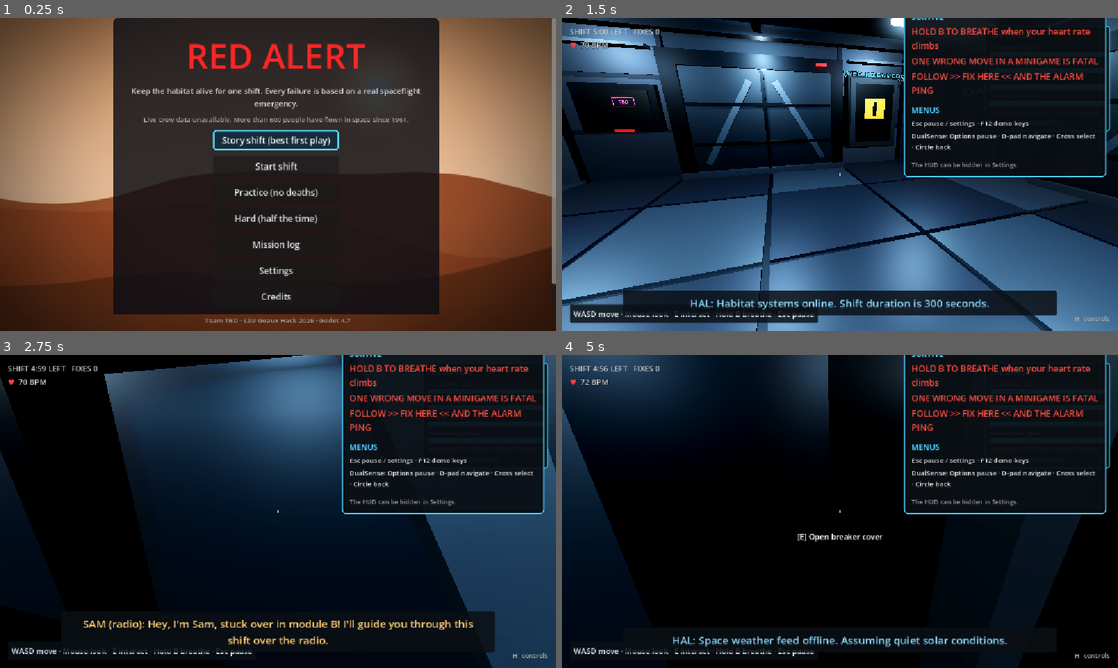
Above: before the commit, frames 1-4 (two rows, left to right).
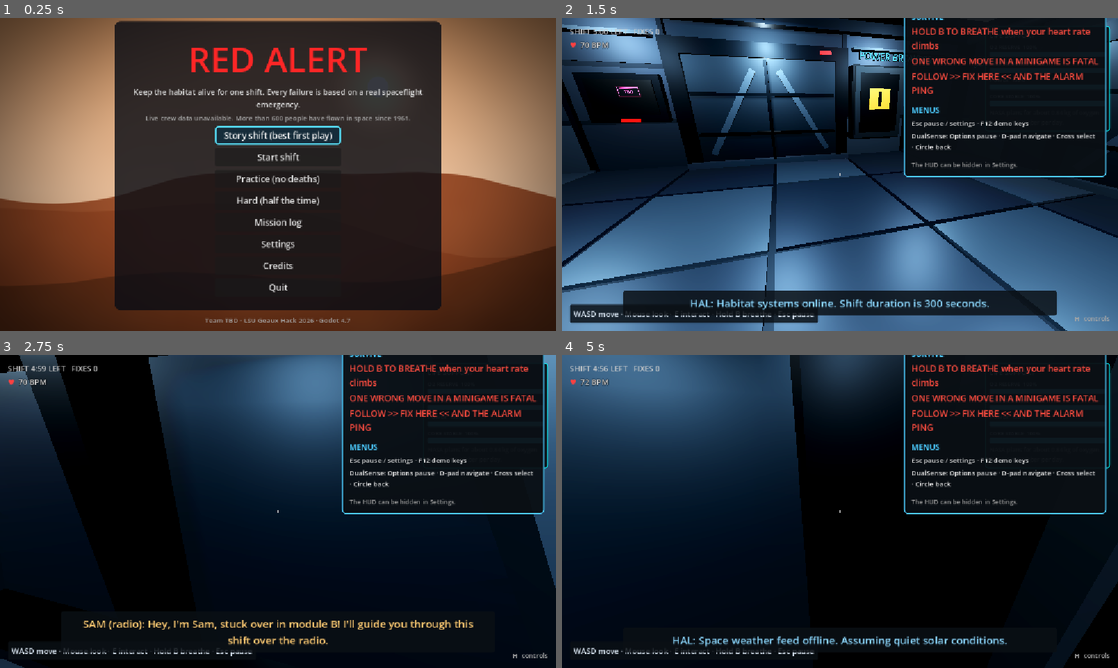
Above: after the commit, the same moments.

Repository: CrawfishChowder/GDSCHackathon
Game: Godot game, scene res://scenes/ui/title_screen.tscn
Two runs of this game, one before a commit and one after it. Both use one fixed random seed, a clock stepped at 60 frames per second and the inputs below.
Inputs (mouse positions are in pixels of both pictures, inside the frame that each line leads up to):
- Up to frame 1 (0.25 s): no input
- Up to frame 2 (1.5 s): click "Story shift (best first play)" at 0.5 s; tap Enter (ui_accept) at 1.25 s; move the mouse to (867, 174) at 1.27 s; hold W (move_forward) from 1.28 s (still down); hold B (breathe) from 1.28 s (still down)
- Up to frame 3 (2.75 s): keep holding W (move_forward); tap Space (jump) at 1.52, 2.27 s; move the mouse to (250, 511) at 2.02 s; release B (breathe) at 2.03 s; tap E (interact) at 2.1 s
- Up to frame 4 (5 s): keep holding W (move_forward); move the mouse to (851, 505) at 2.77 s; tap 1 at 2.85 s; move the mouse to (834, 517) at 3.52 s; tap 4 at 3.6 s; tap Space (jump) at 3.77, 4.52 s; move the mouse to (878, 514) at 4.27 s; tap 3 at 4.35 s

The runs differ from the first frame. In frame 1, 8.7% of the frame differs, in the area x 20-100%, y 0-95%; in frame 2, 25%; in frame 3, 19%; in frame 4, 31%, in the area x 0-100%, y 0-100%.

Commit message:
Finalize Red Alert presentation fixes

Diff:
--- a/red-alert/data/voice_lines.json
+++ b/red-alert/data/voice_lines.json
@@ -57,7 +57,7 @@
 	},
 	"crew_hint_o2": {
 		"speaker": "crew",
-		"text": "Oxygen leak! Hurry to the left console and enter the filter code."
+		"text": "Oxygen leak! Hurry to the right console and enter the filter code."
 	},
 	"crew_fixed_reactor": {
 		"speaker": "crew",
@@ -81,7 +81,7 @@
 	},
 	"crew_hint_co2": {
 		"speaker": "crew",
-		"text": "CO2 is climbing! Right console. Build the scrubber adapter and follow the checklist in order."
+		"text": "CO2 is climbing! Left console. Build the scrubber adapter and follow the checklist in order."
 	},
 	"crew_fixed_co2": {
 		"speaker": "crew",
@@ -89,7 +89,7 @@
 	},
 	"crew_tutorial_1": {
 		"speaker": "crew",
-		"text": "Something's wrong with the oxygen. Don't panic, I'll walk you through it. Follow the flashing marker to the left console."
+		"text": "Something's wrong with the oxygen. Don't panic, I'll walk you through it. Follow the flashing marker to the right console."
 	},
 	"crew_tutorial_2": {
 		"speaker": "crew",
@@ -129,7 +129,7 @@
 	},
 	"story_o2": {
 		"speaker": "crew",
-		"text": "Okay, first problem of the day. Oxygen filter is clogging. Left console, you know the drill."
+		"text": "Okay, first problem of the day. Oxygen filter is clogging. Right console, you know the drill."
 	},
 	"story_flare": {
 		"speaker": "hal",
@@ -137,7 +137,7 @@
 	},
 	"story_co2": {
 		"speaker": "crew",
-		"text": "CO2 is creeping up. This is exactly what happened on Apollo 13. Right console, follow the checklist."
+		"text": "CO2 is creeping up. This is exactly what happened on Apollo 13. Left console, follow the checklist."
 	},
 	"story_dust": {
 		"speaker": "hal",
--- a/red-alert/scripts/stage1/monitor_display.gd
+++ b/red-alert/scripts/stage1/monitor_display.gd
@@ -147,4 +147,4 @@
 
 
 func _station_for(active_id: String) -> String:
-	return {"power": "BREAKER BOX, NORTH WALL", "dust_storm": "SOLAR ARRAY, EAST WALL", "o2": "LEFT CONSOLE", "co2": "RIGHT CONSOLE"}.get(active_id, "CENTER CONSOLE")
+	return {"power": "BREAKER BOX, NORTH WALL", "dust_storm": "SOLAR ARRAY, EAST WALL", "o2": "RIGHT CONSOLE", "co2": "LEFT CONSOLE"}.get(active_id, "CENTER CONSOLE")
--- a/red-alert/scripts/stage1/normal_operations.gd
+++ b/red-alert/scripts/stage1/normal_operations.gd
@@ -239,8 +239,9 @@
 			screen_material.metallic = 0.02
 			screen_material.roughness = 0.82
 			screen_material.metallic_specular = 0.08
-			screen_material.uv1_scale = Vector3(-3.0, 2.0, 1.0)
-			screen_material.uv1_offset = Vector3(3.0, 0.0, 0.0)
+			# The player-facing -Z box face occupies U=2/3..1, left to right.
+			screen_material.uv1_scale = Vector3(3.0, 2.0, 1.0)
+			screen_material.uv1_offset = Vector3(-2.0, 0.0, 0.0)
 		else:
 			screen_material.uv1_scale = Vector3(3.0, 2.0, 1.0)
 			screen_material.uv1_offset = Vector3.ZERO
--- a/red-alert/scripts/stage1/room_props.gd
+++ b/red-alert/scripts/stage1/room_props.gd
@@ -112,6 +112,8 @@
 	var cyan_accent := Color(0.3, 0.8, 1.0)
 	var z_positions: Array[float] = [3.2, 4.0]
 	for idx in range(z_positions.size()):
+		if idx == 0:
+			continue
 		var lz: float = z_positions[idx]
 		_box("Locker_%d" % idx, Vector3(0.5, 2.0, 0.6), Vector3(-5.6, 1.0, lz), locker_color, true)
 		_box("LockerHandle_%d" % idx, Vector3(0.02, 0.25, 0.03), Vector3(-5.34, 1.0, lz + 0.18), handle_color)
--- a/red-alert/scripts/stage1/solar_panel_station.gd
+++ b/red-alert/scripts/stage1/solar_panel_station.gd
@@ -50,7 +50,7 @@
 	label.modulate = Color(0.3, 0.8, 1.0)
 	label.outline_size = 12
 	label.outline_modulate = Color.BLACK
-	label.position = Vector3(0.0, 2.2, 0.0)
+	label.position = Vector3(0.0, 2.65, 0.0)
 	label.rotation = Vector3.ZERO
 	label.double_sided = true
 	add_child(label)
--- a/red-alert/scripts/stage1/station_signage.gd
+++ b/red-alert/scripts/stage1/station_signage.gd
@@ -9,10 +9,10 @@
 const COLOR_CUE := Color(1.0, 0.35, 0.1)
 
 const SIGN_CONFIGS: Array[Dictionary] = [
-	{"name": "Sign_o2", "text": "O2 CONTROL", "pos": Vector3(-2.1, 3.02, 4.42), "rot_y": PI, "id": "o2"},
+	{"name": "Sign_o2", "text": "O2 CONTROL", "pos": Vector3(-2.1, 3.02, 4.34), "rot_y": PI, "id": "o2"},
 	{"name": "Sign_reactor", "text": "REACTOR", "pos": Vector3(0.0, 3.02, 4.42), "rot_y": PI, "id": "reactor"},
-	{"name": "Sign_systems", "text": "CO2 SCRUBBER", "pos": Vector3(2.1, 3.02, 4.42), "rot_y": PI, "id": "co2"},
-	{"name": "Sign_power", "text": "POWER BREAKERS", "pos": Vector3(2.8, 2.55, -4.72), "rot_y": 0.0, "id": "power"},
+	{"name": "Sign_systems", "text": "CO2 SCRUBBER", "pos": Vector3(2.1, 3.02, 4.34), "rot_y": PI, "id": "co2"},
+	{"name": "Sign_power", "text": "POWER BREAKERS", "pos": Vector3(3.45, 2.75, -4.72), "rot_y": 0.0, "id": "power"},
 ]
 
 const CUE_CONFIGS: Array[Dictionary] = [
--- a/red-alert/scripts/stage1/tutorial_director.gd
+++ b/red-alert/scripts/stage1/tutorial_director.gd
@@ -79,7 +79,7 @@
 			mm.call("start_run")
 		mm.call("trigger", "o2")
 		mm.set("countdown_frozen", true)
-	_advance_to(1, "Follow the >> FIX HERE << marker to the LEFT CONSOLE", "crew_tutorial_1")
+	_advance_to(1, "Follow the >> FIX HERE << marker to the RIGHT CONSOLE", "crew_tutorial_1")
 
 
 func _advance_to(step: int, text: String, voice_id: String) -> void:
--- a/red-alert/scripts/ui/crisis_brief.gd
+++ b/red-alert/scripts/ui/crisis_brief.gd
@@ -9,8 +9,8 @@
 
 const HOW_TO: Dictionary = {
 	"reactor": "Center console. Watch the light sequence, then repeat it. Keys 1-4.",
-	"o2": "Left console. Type the filter code shown on screen, then Enter.",
-	"co2": "Right console. Press the adapter steps in checklist order. Keys 1-4.",
+	"o2": "Right console. Type the filter code shown on screen, then Enter.",
+	"co2": "Left console. Press the adapter steps in checklist order. Keys 1-4.",
 	"power": "Breaker box by the north door. Open the cover, main breaker OFF, then ON.",
 	"dust_storm": "East-wall solar array. Keep every system at its minimum, total 90 or less, then Engage.",
 }
--- a/red-alert/scripts/ui/title_screen.gd
+++ b/red-alert/scripts/ui/title_screen.gd
@@ -27,13 +27,13 @@
 	var tb := load("res://scripts/ui/title_background.gd") as GDScript
 	add_child(tb.new() if tb != null else TitleBackground.new())
 	var scroll := ScrollContainer.new(); scroll.set_anchors_preset(PRESET_FULL_RECT); scroll.offset_bottom = -36.0
-	scroll.horizontal_scroll_mode = ScrollContainer.SCROLL_MODE_DISABLED; add_child(scroll)
+	scroll.horizontal_scroll_mode = ScrollContainer.SCROLL_MODE_DISABLED; scroll.follow_focus = true; add_child(scroll)
 	var center := CenterContainer.new(); center.size_flags_horizontal = SIZE_EXPAND_FILL; center.size_flags_vertical = SIZE_EXPAND_FILL; scroll.add_child(center)
 	var panel := PanelContainer.new(); panel.name = "MenuPanel"
 	var sb := StyleBoxFlat.new(); sb.bg_color = Color(0.04, 0.05, 0.08, 0.82); sb.set_corner_radius_all(12); sb.set_content_margin_all(28.0)
 	panel.add_theme_stylebox_override("panel", sb); center.add_child(panel)
 	var vbox := VBoxContainer.new(); vbox.name = "MainVBox"; vbox.custom_minimum_size = Vector2(620, 0)
-	vbox.alignment = BoxContainer.ALIGNMENT_CENTER; vbox.add_theme_constant_override("separation", 12); panel.add_child(vbox)
+	vbox.alignment = BoxContainer.ALIGNMENT_CENTER; vbox.add_theme_constant_override("separation", 7); panel.add_child(vbox)
 
 	for item in [["RED ALERT", 72, Color(1, 0.15, 0.15)], ["Keep the habitat alive for one shift. Every failure is based on a real spaceflight emergency.", 16, Color(0.85, 0.85, 0.85)]]:
 		var l := Label.new(); l.text = item[0]; l.horizontal_alignment = HORIZONTAL_ALIGNMENT_CENTER
@@ -52,8 +52,13 @@
 		["Credits", func() -> void: _open_screen(_credits_screen)],
 		["Quit", _quit_game],
 	]
+	var menu_buttons: Array[Button] = []
 	for b in btns:
-		var btn := Button.new(); btn.text = b[0]; btn.custom_minimum_size = Vector2(260, 42); btn.size_flags_horizontal = SIZE_SHRINK_CENTER; btn.add_theme_font_size_override("font_size", 18); btn.pressed.connect(b[1]); vbox.add_child(btn)
+		var btn := Button.new(); btn.text = b[0]; btn.custom_minimum_size = Vector2(260, 38); btn.size_flags_horizontal = SIZE_SHRINK_CENTER; btn.add_theme_font_size_override("font_size", 18); btn.pressed.connect(b[1]); vbox.add_child(btn)
+		menu_buttons.append(btn)
+	for i in range(menu_buttons.size() - 1):
+		menu_buttons[i].focus_neighbor_bottom = menu_buttons[i].get_path_to(menu_buttons[i + 1])
+		menu_buttons[i + 1].focus_neighbor_top = menu_buttons[i + 1].get_path_to(menu_buttons[i])
 
 	_settings_panel = SettingsPanel.new(); _settings_panel.visible = false; vbox.add_child(_settings_panel)
 	for sc in [["res://scripts/ui/mission_log_screen.gd", "_mission_log_screen"], ["res://scripts/ui/credits_screen.gd", "_credits_screen"]]:
--- a/red-alert/tests/test_controller_support.gd
+++ b/red-alert/tests/test_controller_support.gd
@@ -48,13 +48,32 @@
 	interactor.queue_free()
 	target.queue_free()
 
+	var original_size := root.size
+	root.size = Vector2i(800, 480)
 	var title := (load("res://scenes/ui/title_screen.tscn") as PackedScene).instantiate()
 	root.add_child(title)
 	await process_frame
 	var focused := root.gui_get_focus_owner() as Button
 	if focused == null or not focused.text.begins_with("Story shift"):
 		return _fail("Title did not focus Story shift")
+	var scroll := title.get_child(1) as ScrollContainer
+	if scroll == null or not scroll.follow_focus:
+		return _fail("Title menu does not scroll with controller focus")
+	for i in range(7):
+		Input.parse_input_event(dpad)
+		await process_frame
+		var release := dpad.duplicate() as InputEventJoypadButton
+		release.pressed = false
+		Input.parse_input_event(release)
+		await process_frame
+	focused = root.gui_get_focus_owner() as Button
+	if focused == null or focused.text != "Quit":
+		return _fail("D-pad did not reach Quit on title menu")
+	var scroll_bar := scroll.get_v_scroll_bar()
+	if scroll_bar.max_value > scroll_bar.page + 0.5 and scroll.scroll_vertical <= 0:
+		return _fail("Title menu did not scroll to focused Quit button")
 	title.queue_free()
+	root.size = original_size
 	await process_frame
 
 	var dust := (load("res://scenes/minigames/dust_storm_power.tscn") as PackedScene).instantiate()
--- a/red-alert/tests/test_crisis_brief.gd
+++ b/red-alert/tests/test_crisis_brief.gd
@@ -77,6 +77,8 @@
 	var text: String = String(brief.call("current_text"))
 	if not text.contains("checklist order"):
 		return _fail("CrisisBrief text was '%s', expected to contain 'checklist order'" % text)
+	if not text.contains("Left console"):
+		return _fail("CO2 crisis brief points to the wrong console")
 
 	var time_left: float = float(mm.get("time_left"))
 	if time_left <= 45.0:
@@ -96,6 +98,9 @@
 
 	if brief.call("is_showing"):
 		return _fail("CrisisBrief should not show on second trigger of co2")
+	brief.call("_show_brief", "o2", "O2 depletion")
+	if not String(brief.call("current_text")).contains("Right console"):
+		return _fail("O2 crisis brief points to the wrong console")
 
 	paused = false
 	print("PASS")
--- /dev/null
+++ b/red-alert/tests/test_monitor_orientation.gd
@@ -0,0 +1,85 @@
+extends SceneTree
+
+const CONSOLE_SCREENS: Array[NodePath] = [
+	NodePath("MainConsole/LeftStation/LeftMonitorScreen"),
+	NodePath("MainConsole/CenterStation/PrimaryMonitorScreen"),
+	NodePath("MainConsole/RightStation/RightMonitorScreen"),
+]
+const CONSOLE_IDS: Array[StringName] = [&"console_left", &"console_center", &"console_right"]
+const EVENTS: Array[String] = ["o2", "co2", "reactor", "power", "dust_storm"]
+
+
+func _initialize() -> void:
+	await process_frame
+	var room_scene := load("res://scenes/stage1/stage_1_room.tscn") as PackedScene
+	if room_scene == null:
+		return _fail("Stage 1 room did not load")
+	var room := room_scene.instantiate()
+	root.add_child(room)
+	await process_frame
+	await process_frame
+	var displays := room.get_node("NormalOperations")
+	var player := room.get_node("FirstPersonPlayer") as Node3D
+	for screen_path in CONSOLE_SCREENS:
+		var screen := room.get_node(screen_path) as MeshInstance3D
+		if not _faces_player_with_readable_uv(screen, player.global_position):
+			return _fail("Console screen faces away or reverses text: %s" % screen_path)
+	var manager := root.get_node("MalfunctionManager")
+	for event_id in EVENTS:
+		manager.call("trigger", event_id)
+		await process_frame
+		await process_frame
+		for monitor_id in CONSOLE_IDS:
+			if not displays.call("is_monitor_claimed", monitor_id):
+				return _fail("%s emergency screen missing for %s" % [monitor_id, event_id])
+		var center_viewport := displays.get_node("Displays/ConsoleCenterViewport") as SubViewport
+		var override := center_viewport.get_node("ActiveOverride")
+		var event_text := String(manager.call("display_name", event_id)).to_upper()
+		var found_event_text := false
+		for label in override.find_children("*", "Label", true, false):
+			if event_text in (label as Label).text:
+				found_event_text = true
+		if not found_event_text:
+			return _fail("Center emergency screen has no readable %s label" % event_id)
+		manager.call("fix", event_id)
+		await process_frame
+	print("PASS")
+	quit(0)
+
+
+func _faces_player_with_readable_uv(screen: MeshInstance3D, player_position: Vector3) -> bool:
+	if screen == null or screen.mesh == null:
+		return false
+	var material := screen.material_override as StandardMaterial3D
+	if material == null:
+		return false
+	var arrays := screen.mesh.surface_get_arrays(0)
+	var vertices: PackedVector3Array = arrays[Mesh.ARRAY_VERTEX]
+	var normals: PackedVector3Array = arrays[Mesh.ARRAY_NORMAL]
+	var uvs: PackedVector2Array = arrays[Mesh.ARRAY_TEX_UV]
+	var to_player := (player_position - screen.global_position).normalized()
+	var view_forward := -to_player
+	var view_right := view_forward.cross(Vector3.UP).normalized()
+	var left_projection := INF
+	var right_projection := -INF
+	var left_u := -1.0
+	var right_u := -1.0
+	for i in range(vertices.size()):
+		var world_normal := (screen.global_transform.basis * normals[i]).normalized()
+		if normals[i].z > -0.9 or world_normal.dot(to_player) < 0.4 or vertices[i].y < 0.0:
+			continue
+		var world_vertex := screen.global_transform * vertices[i]
+		var projection := world_vertex.dot(view_right)
+		var final_u := uvs[i].x * material.uv1_scale.x + material.uv1_offset.x
+		if projection < left_projection:
+			left_projection = projection
+			left_u = final_u
+		if projection > right_projection:
+			right_projection = projection
+			right_u = final_u
+	return absf(left_u) < 0.01 and absf(right_u - 1.0) < 0.01
+
+
+func _fail(reason: String) -> void:
+	print("FAIL: " + reason)
+	quit(1)
--- a/red-alert/tests/test_monitors.gd
+++ b/red-alert/tests/test_monitors.gd
@@ -61,6 +61,8 @@
 	var center := _viewport_for(displays, &"console_center")
 	if not _has_label_with_text(center.get_node("ActiveOverride"), "O2"):
 		return _fail("Center emergency display does not report the O2 event")
+	if not _has_label_with_text(center.get_node("ActiveOverride"), "RIGHT CONSOLE"):
+		return _fail("Center emergency display points O2 to the wrong console")
 
 	manager.call("fix", "o2")
 	await process_frame
@@ -70,6 +72,13 @@
 			return _fail("%s did not restore its default after release" % monitor_id)
 		if _viewport_for(displays, monitor_id).get_child_count() != 1:
 			return _fail("%s override layer remained after release" % monitor_id)
+	manager.call("trigger", "co2")
+	await create_timer(0.3).timeout
+	center = _viewport_for(displays, &"console_center")
+	if not _has_label_with_text(center.get_node("ActiveOverride"), "LEFT CONSOLE"):
+		return _fail("Center emergency display points CO2 to the wrong console")
+	manager.call("fix", "co2")
+	await process_frame
 
 	manager.call("trigger", "dust_storm")
 	await create_timer(0.3).timeout
--- a/red-alert/tests/test_room_props.gd
+++ b/red-alert/tests/test_room_props.gd
@@ -38,16 +38,19 @@
 			return _fail("Prop '%s' global AABB center %s lies inside console box" % [mi.name, str(global_center)])
 
 	var locker_0 := room_props.get_node_or_null("Locker_0")
-	if locker_0 == null:
-		return _fail("Locker_0 node not found")
+	if locker_0 != null:
+		return _fail("Removed rightmost Locker_0 is still present")
+	var locker_1 := room_props.get_node_or_null("Locker_1")
+	if locker_1 == null:
+		return _fail("Remaining Locker_1 node not found")
 	var has_col := false
-	for child in locker_0.get_children():
+	for child in locker_1.get_children():
 		if child is StaticBody3D:
 			for col in child.get_children():
 				if col is CollisionShape3D:
 					has_col = true
 	if not has_col:
-		return _fail("Locker_0 missing StaticBody3D collision shape")
+		return _fail("Locker_1 missing StaticBody3D collision shape")
 
 	print("PASS")
 	quit(0)
--- a/red-alert/tests/test_station_signage.gd
+++ b/red-alert/tests/test_station_signage.gd
@@ -37,6 +37,10 @@
 	var sign_systems: Node = room.get_node_or_null("Polish/StationSignage/Sign_systems")
 	if sign_power == null or sign_reactor == null or sign_o2 == null or sign_systems == null:
 		return _fail("One or more static signs not found under Polish/StationSignage")
+	if (sign_power as Node3D).position.x < 3.4:
+		return _fail("Power breaker sign remains too close to the door")
+	if (sign_o2 as Node3D).position.z >= 4.4 or (sign_systems as Node3D).position.z >= 4.4:
+		return _fail("O2 or CO2 sign intersects the console header vents")
 
 	var cue_power: Node = room.get_node_or_null("Polish/StationSignage/Cue_power")
 	var cue_o2: Node = room.get_node_or_null("Polish/StationSignage/Cue_o2")
--- a/red-alert/tests/test_title_polish.gd
+++ b/red-alert/tests/test_title_polish.gd
@@ -56,9 +56,20 @@
 	if screen == null:
 		return _fail("Failed to instantiate title_screen.tscn")
 
-	root.add_child(screen)
+	var viewport := SubViewport.new()
+	viewport.size = Vector2i(1152, 648)
+	root.add_child(viewport)
+	viewport.add_child(screen)
 	await process_frame
 	await process_frame
+	var scroll := screen.get_child(1) as ScrollContainer
+	if scroll == null:
+		return _fail("Title menu ScrollContainer not found")
+	var bar := scroll.get_v_scroll_bar()
+	if (screen as Control).size != Vector2(1152, 648):
+		return _fail("Title screen does not match the game resolution")
+	if bar.max_value > bar.page + 0.5 or scroll.scroll_vertical != 0:
+		return _fail("Title and menu options do not fit at the game resolution")
 
 	# 1. Assert a TitleBackground child exists with a ShaderMaterial
 	var bg_child: CanvasItem = null
@@ -85,6 +96,6 @@
 	if footer == null:
 		return _fail("Footer label containing 'Geaux Hack' not found on title screen")
 
-	screen.queue_free()
+	viewport.queue_free()
 	await process_frame
 	_pass()
--- a/red-alert/tests/test_tutorial.gd
+++ b/red-alert/tests/test_tutorial.gd
@@ -74,6 +74,9 @@
 	var step: int = int(director.call("current_step"))
 	if step != 1:
 		return _fail("current_step was %d, expected 1" % step)
+	var banner := director.get("_label") as Label
+	if banner == null or not banner.text.contains("RIGHT CONSOLE"):
+		return _fail("O2 tutorial banner points to the wrong console")
 
 	var player := room.get_node_or_null("FirstPersonPlayer") as Node3D
 	if player == null:
--- a/red-alert/tests/test_voice.gd
+++ b/red-alert/tests/test_voice.gd
@@ -46,6 +46,12 @@
 			return _fail("Voice line %s is not a dictionary" % id)
 		if not entry.has("speaker") or not entry.has("text"):
 			return _fail("Voice line %s missing 'speaker' or 'text'" % id)
+	for id in ["crew_hint_o2", "crew_tutorial_1", "story_o2"]:
+		if not String(lines[id]["text"]).to_lower().contains("right console"):
+			return _fail("O2 voice line %s points to the wrong console" % id)
+	for id in ["crew_hint_co2", "story_co2"]:
+		if not String(lines[id]["text"]).to_lower().contains("left console"):
+			return _fail("CO2 voice line %s points to the wrong console" % id)
 
 	voice.call("say", "hal_wake")
 	await create_timer(0.2, true).timeout
Not shown, added: red-alert/tests/test_monitor_orientation.gd.uid
Not shown, changed: red-alert/assets/voice/crew_hint_co2.mp3
Not shown, changed: red-alert/assets/voice/crew_hint_o2.mp3
Not shown, changed: red-alert/assets/voice/crew_tutorial_1.mp3
Not shown, changed: red-alert/assets/voice/story_co2.mp3
Not shown, changed: red-alert/assets/voice/story_o2.mp3
